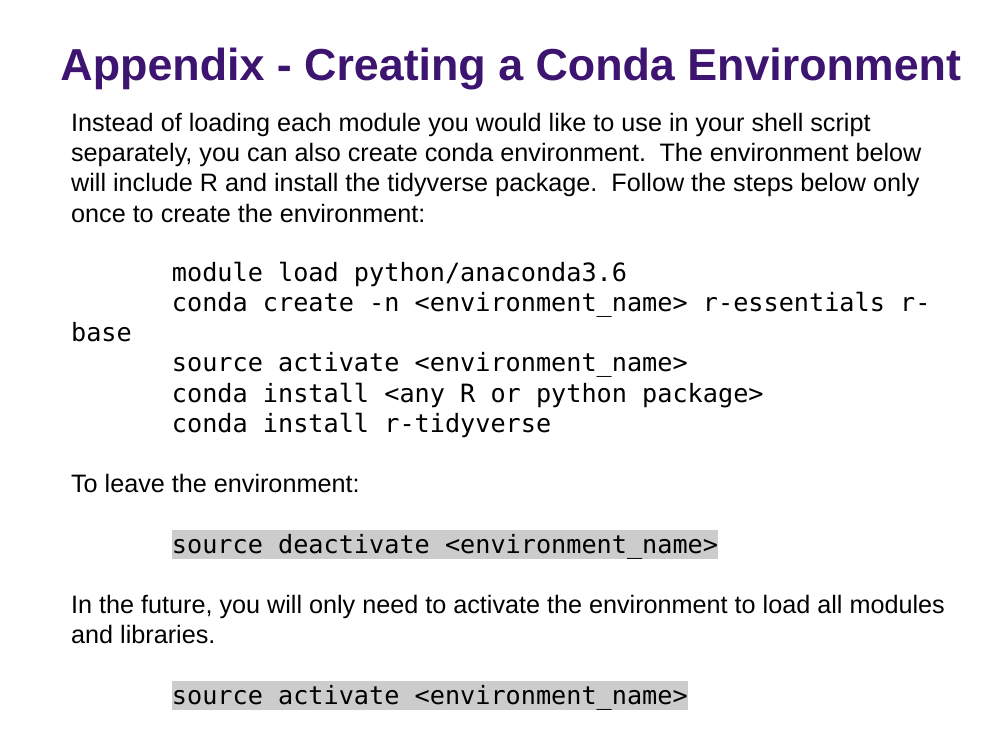
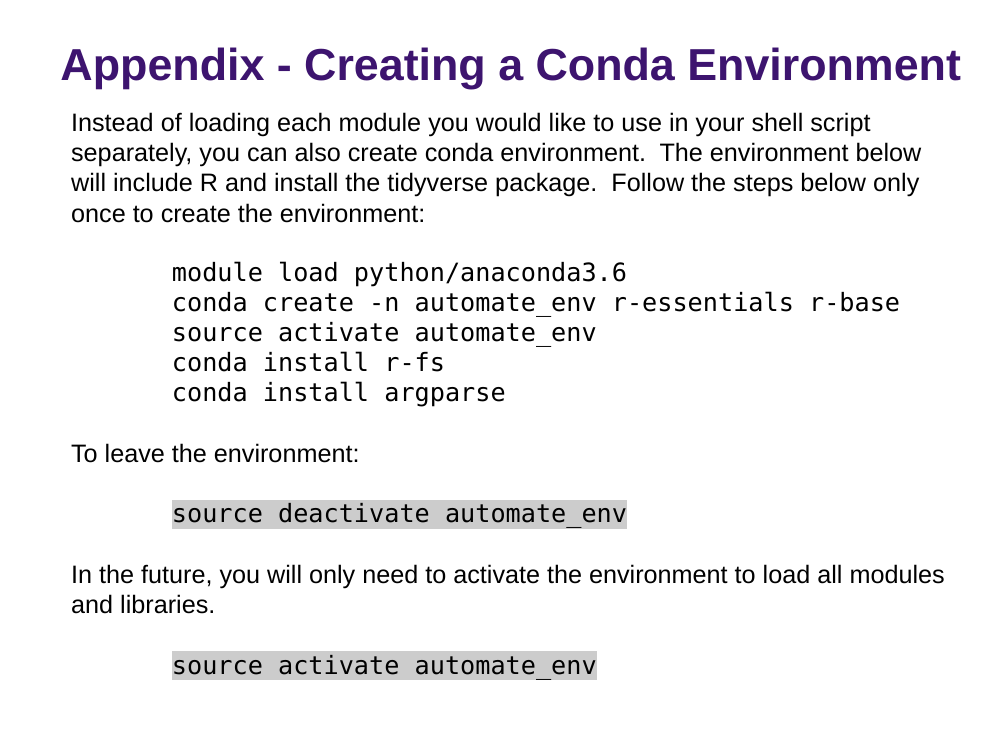
Before and after one commit to rs-kellogg/workshop_2022, a slide deck: slide 19 of Session4_Automate/Session4_Automation.pptx. Drawn at 1008x756 pixels with LibreOffice and Linux fonts; fonts in the diff are those of the drawing; background and template pictures are left out. Boxes give left, top, right and bottom in pixels: in the first picture for what was removed or moved away, otherwise in the second. Text is boxed around its words. In the diff, an @@ line names an element or a change of style, - is before the commit and + after.

```diff
--- a/Session4_Automate/Session4_Automation.pptx
+++ b/Session4_Automate/Session4_Automation.pptx
@@ text at [172,291,900,407]: text changed @@
-conda create -n <environment_name> r-essentials r-base
-source activate <environment_name>
-conda install <any R or python package>
-conda install r-tidyverse
+conda create -n automate_env r-essentials r-base
+source activate automate_env
+conda install r-fs
+conda install argparse
@@ text at [172,503,627,528]: text changed @@
-source deactivate <environment_name>
+source deactivate automate_env
@@ text at [172,655,597,680]: text changed @@
-source activate <environment_name>
+source activate automate_env
```
Also in this commit, not shown: 2 other slides changed, 1 other file.
